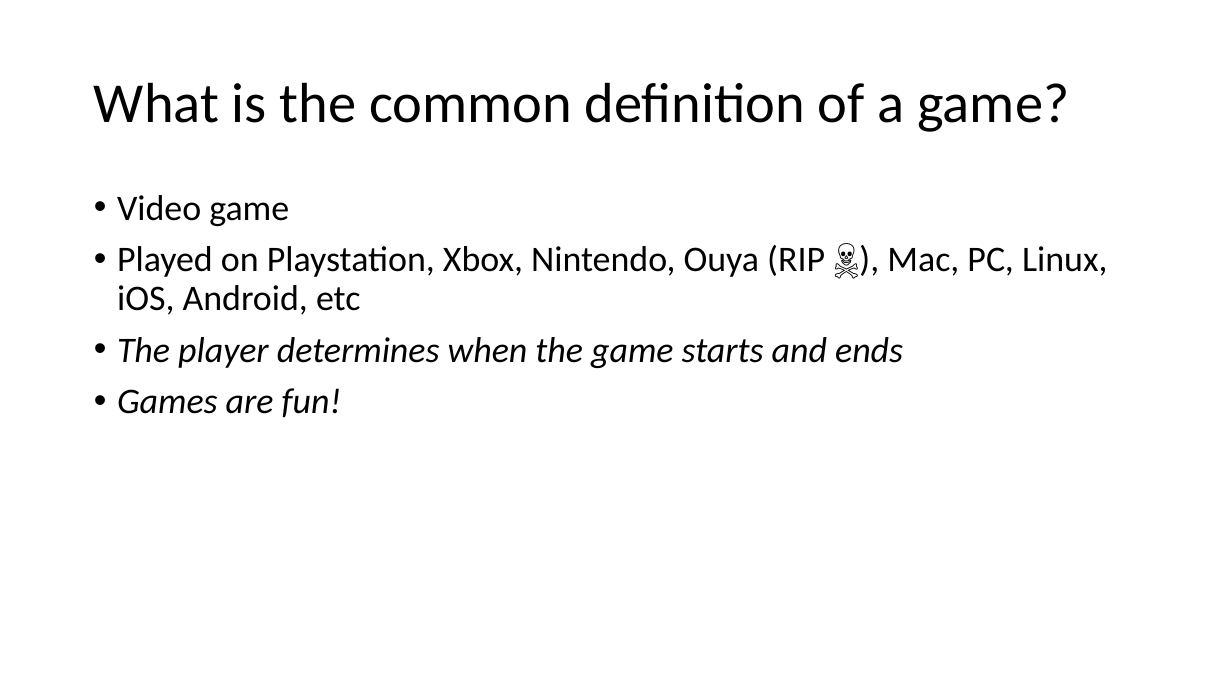
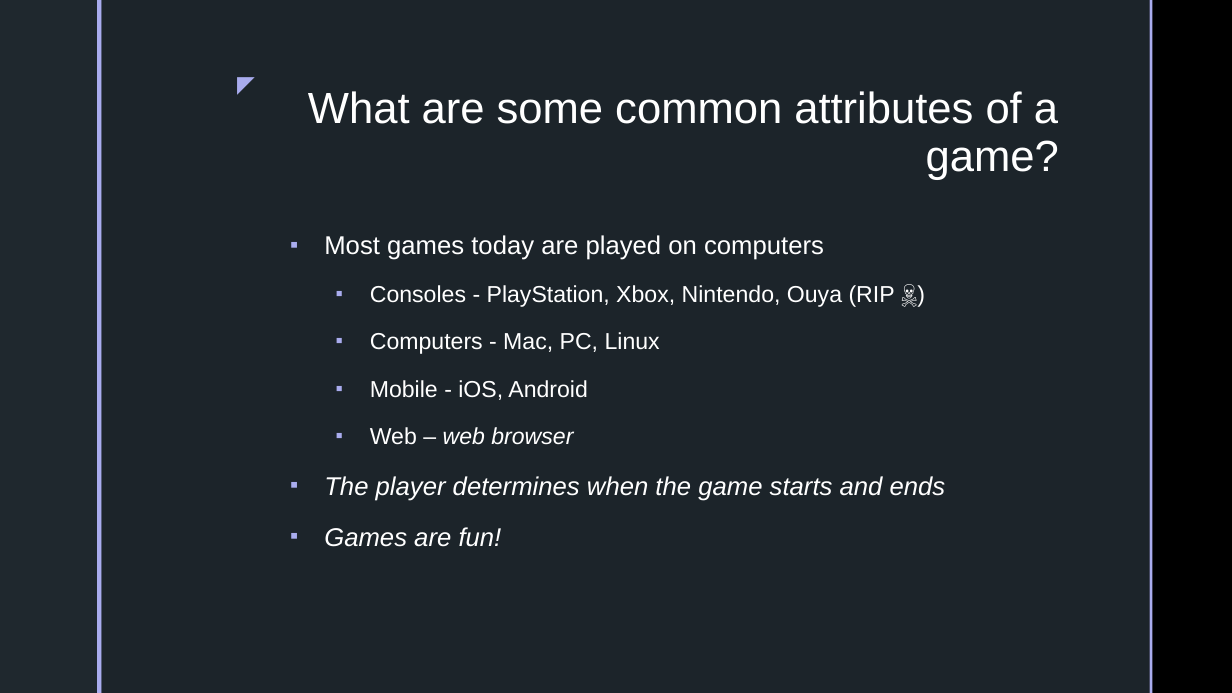
Before and after one commit to simonlhopkins/fisherman_extension, a slide deck: slide 5 of Presentation1.pptx (slide 4 before the commit). Drawn at 1232x693 pixels with LibreOffice and Linux fonts; fonts in the diff are those of the drawing; background and template pictures are left out. Boxes give left, top, right and bottom in pixels: in the first picture for what was removed or moved away, otherwise in the second. Text is boxed around its words. In the diff, an @@ line names an element or a change of style, - is before the commit and + after.

Commit message:
update presentation

```diff
--- a/Presentation1.pptx
+++ b/Presentation1.pptx
@@ background #FFFFFF to picture (left out) @@
@@ rectangle added at (x1=0, y1=0, x2=97, y2=693), fill #1F282E @@
@@ rectangle added at (x1=97, y1=0, x2=102, y2=693), fill #A9ACEE @@
@@ rectangle added at (x1=102, y1=0, x2=1150, y2=693), fill #1F282E at 92% opacity @@
@@ rectangle added at (x1=1150, y1=0, x2=1153, y2=693), fill #A9ACEE @@
@@ text added at (x1=222, y1=65, x2=263, y2=102), 18 pt, text #A9ACEE @@
+◤
@@ title "What are some common attributes ..." at (x1=308, y1=91, x2=1059, y2=180): vertical alignment middle to top @@
@@ title at (x1=308, y1=91, x2=1059, y2=180): text changed; size 44 to 34 pt; font Calibri to Arial; text colour #000000 to #FFFFFF @@
-What is the common definition of a game?
+What are some common attributes of a game?
@@ text "Most games today are played ..." moved from (x1=117, y1=195, x2=1108, y2=418) to (x1=324, y1=235, x2=946, y2=547) @@
@@ text "Most games today are played ..." at (x1=324, y1=235, x2=946, y2=547): vertical alignment top to middle @@
@@ text at (x1=324, y1=235, x2=895, y2=445): text changed; size 28 to 18 pt; font Calibri to Arial; text colour #000000 to #FFFFFF @@
-• Video game
-• Played on Playstation, Xbox, Nintendo, Ouya (RIP ☠️), Mac, PC, Linux, iOS, Android, etc
+▪ Most games today are played on computers
+  ▪ Consoles - PlayStation, Xbox, Nintendo, Ouya (RIP ☠️)
+  ▪ Computers - Mac, PC, Linux
+  ▪ Mobile - iOS, Android
+  ▪ Web – web browser
@@ text at (x1=324, y1=476, x2=946, y2=547): size 28 to 20 pt, font Calibri to Arial, text colour #000000 to #FFFFFF in "The player determines when the game starts ...", "Games are fun!"; bullet • to ▪; line spacing 0.9 to 1.2; more space between paragraphs @@
```
Also in this commit, not shown: 4 other slides changed, 8 slides added, 1 slide removed.
